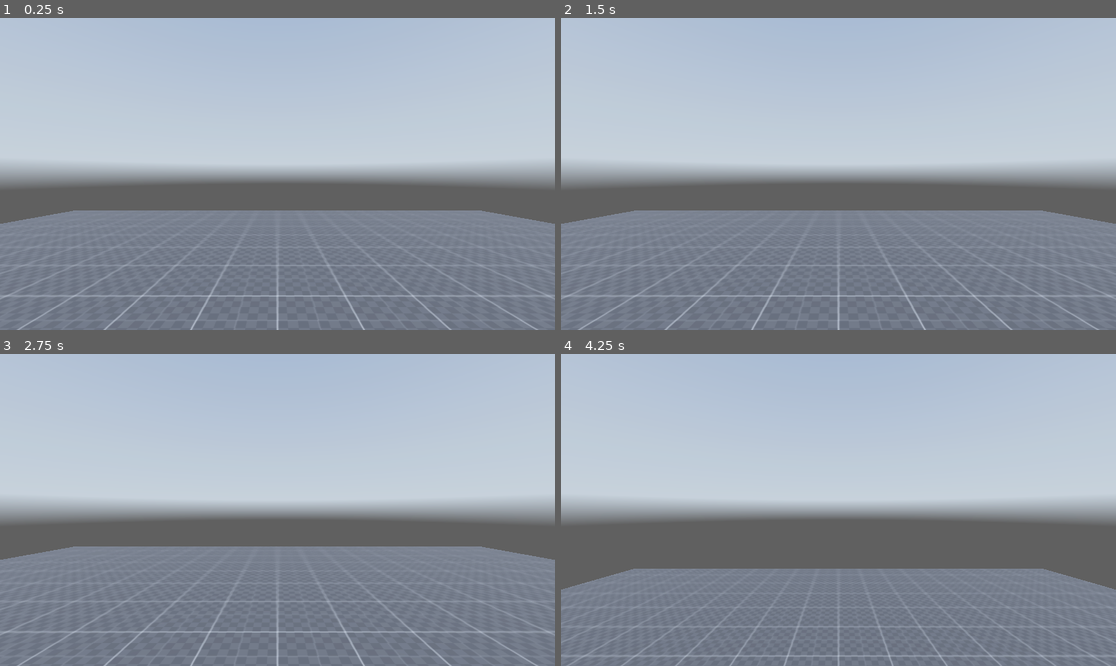
Above: before the commit, frames 1-4 (two rows, left to right).
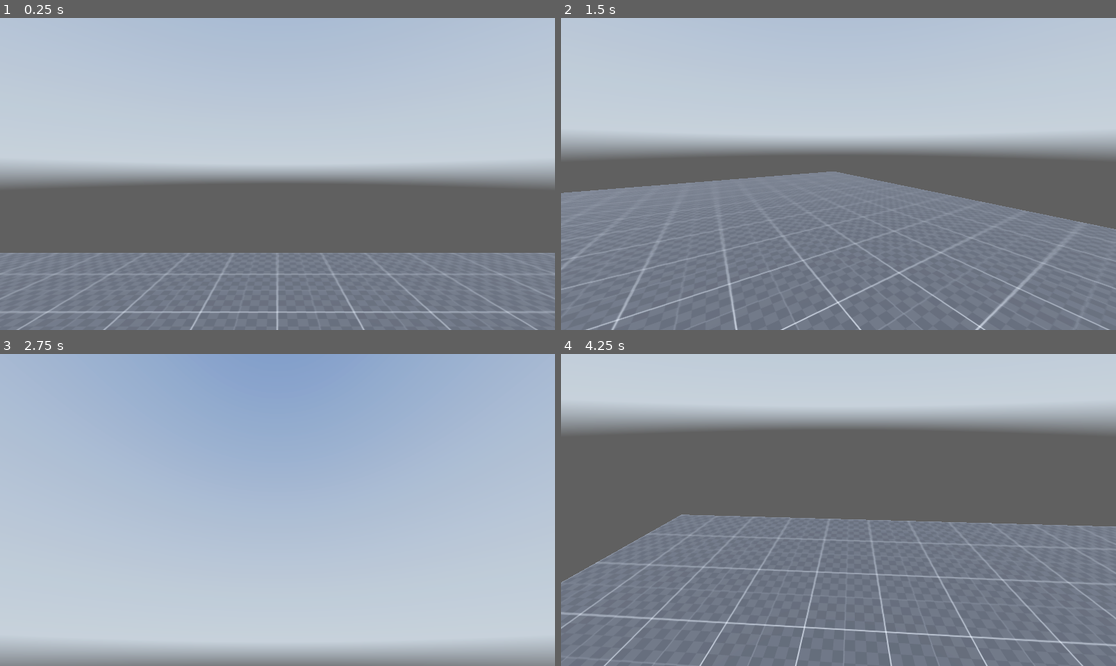
Above: after the commit, the same moments.

Repository: isaacyauk/godot_projects
Game: Godot game, scene res://scenes/main.tscn
Same seed, same stepped clock (60 frames per second), same inputs: the game is played once before the commit and once after it. A sky picture missing from this copy of the repository is replaced by a grey-blue gradient.
Inputs (mouse positions are in pixels of both pictures, inside the frame that each line leads up to):
- Up to frame 1 (0.25 s): no input
- Up to frame 2 (1.5 s): tap Enter (ui_accept) at 0.5, 0.77 s; move the mouse to (960, 158) at 0.52 s; hold D (right) 0.53-1.28 s; hold Ctrl (crouch) 0.53-1.28 s; tap Shift (sprint) at 0.8, 1.35 s; move the mouse to (727, 189) at 1.27 s; hold S (backward) from 1.28 s (still down)
- Up to frame 3 (2.75 s): tap Enter (ui_accept) at 1.52 s; tap Ctrl (crouch) at 1.55 s; move the mouse to (333, 441) at 2.02 s; release S (backward) at 2.03 s; hold D (right) from 2.03 s (still down); hold Ctrl (crouch) from 2.03 s (still down); tap Shift (sprint) at 2.3 s
- Up to frame 4 (4.25 s): tap Enter (ui_accept) at 2.75, 3.02, 3.77 s; move the mouse to (810, 572) at 2.77 s; release D (right) at 2.78 s; release Ctrl (crouch) at 2.78 s; hold W (forward) 2.78-3.53 s; tap Shift (sprint) at 2.85, 3.8 s; tap Ctrl (crouch) at 3.05 s; move the mouse to (1005, 556) at 3.52 s; hold A (left) from 3.53 s (still down); hold Ctrl (crouch) from 3.53 s (still down)

The runs differ from the first frame. In frame 1, 14% of the frame differs, in the area x 0-100%, y 61-100%; in frame 2, 23%; in frame 3, 75%, in the area x 0-100%, y 0-100%; in frame 4, 51%.

Commit message:
Adds player controller nodes and script

Diff:
--- a/Untitled_1st-Person-Shooter/scenes/main.tscn
+++ b/Untitled_1st-Person-Shooter/scenes/main.tscn
@@ -22,6 +22,9 @@
 
 [sub_resource type="CapsuleShape3D" id="CapsuleShape3D_smkxw"]
 
+[sub_resource type="CapsuleShape3D" id="CapsuleShape3D_nke1b"]
+height = 1.2
+
 [node name="world" type="Node3D"]
 
 [node name="stage" type="Node3D" parent="."]
@@ -30,6 +33,37 @@
 transform = Transform3D(1, 0, 0, 0, 1, 0, 0, 0, 1, 0, -0.5, 0)
 use_collision = true
 size = Vector3(20, 1, 20)
+material = SubResource("StandardMaterial3D_i0ugg")
+
+[node name="CSGBox3D2" type="CSGBox3D" parent="stage"]
+transform = Transform3D(1, 0, 0, 0, 1, 0, 0, 0, 1, 0.172435, 2.06559, 14.956)
+use_collision = true
+size = Vector3(20, 1, 20)
+material = SubResource("StandardMaterial3D_i0ugg")
+
+[node name="small_box" type="CSGBox3D" parent="stage"]
+transform = Transform3D(1, 0, 0, 0, 1, 0, 0, 0, 1, 0.172435, 2.06559, 4.46531)
+use_collision = true
+material = SubResource("StandardMaterial3D_i0ugg")
+
+[node name="small_box2" type="CSGBox3D" parent="stage"]
+transform = Transform3D(1, 0, 0, 0, 1, 0, 0, 0, 1, 0.172435, 1.54329, 3.4455)
+use_collision = true
+material = SubResource("StandardMaterial3D_i0ugg")
+
+[node name="small_box3" type="CSGBox3D" parent="stage"]
+transform = Transform3D(1, 0, 0, 0, 1, 0, 0, 0, 1, 0.172435, 1.0433, 2.43428)
+use_collision = true
+material = SubResource("StandardMaterial3D_i0ugg")
+
+[node name="small_box4" type="CSGBox3D" parent="stage"]
+transform = Transform3D(1, 0, 0, 0, 1, 0, 0, 0, 1, 0.172435, 0.541247, 1.47713)
+use_collision = true
+material = SubResource("StandardMaterial3D_i0ugg")
+
+[node name="small_box5" type="CSGBox3D" parent="stage"]
+transform = Transform3D(1, 0, 0, 0, 1, 0, 0, 0, 1, 1.11137, 0.0392694, 1.47713)
+use_collision = true
 material = SubResource("StandardMaterial3D_i0ugg")
 
 [node name="enviroment" type="Node3D" parent="."]
@@ -42,13 +76,22 @@
 shadow_enabled = true
 
 [node name="player" type="CharacterBody3D" parent="."]
+transform = Transform3D(1, 0, 0, 0, 1, 0, 0, 0, 1, 0, 0, -5.33505)
 script = ExtResource("3_30ed8")
 
-[node name="CollisionShape3D" type="CollisionShape3D" parent="player"]
+[node name="standing_collision_shape" type="CollisionShape3D" parent="player"]
 transform = Transform3D(1, 0, 0, 0, 1, 0, 0, 0, 1, 0, 1, 0)
 shape = SubResource("CapsuleShape3D_smkxw")
+disabled = true
+
+[node name="crouching_collision_shape" type="CollisionShape3D" parent="player"]
+transform = Transform3D(1, 0, 0, 0, 1, 0, 0, 0, 1, 0, 0.6095, 0)
+shape = SubResource("CapsuleShape3D_nke1b")
 
 [node name="head" type="Node3D" parent="player"]
-transform = Transform3D(1, 0, 0, 0, 1, 0, 0, 0, 1, 0, 1.8, 0)
+transform = Transform3D(1, 0, 0, 0, 1, 0, 0, 0, 1, 0.00227237, 1.8, -0.0150218)
 
 [node name="Camera3D" type="Camera3D" parent="player/head"]
+
+[node name="RayCast3D" type="RayCast3D" parent="player"]
+target_position = Vector3(0, 2, 0)
--- a/Untitled_1st-Person-Shooter/scripts/player.gd
+++ b/Untitled_1st-Person-Shooter/scripts/player.gd
@@ -1,14 +1,67 @@
 extends CharacterBody3D
 
+# --- Player Nodes ---
+@onready var head = $head
+@onready var standing_collision_shape = $standing_collision_shape
+@onready var crouching_collision_shape = $crouching_collision_shape
+@onready var ray_cast_3d = $RayCast3D
 
-const SPEED = 5.0
+# --- Speed Variables ---
+# const means that the thing in question will never change, and will not be variable.
+# @export adds the field into the godot inspector
+var CURRENT_SPEED = 5.0
+const WALKING_SPEED = 5.0
+const SPRINTING_SPEED = 8.0
+const CROUCH_SPEED = 3.0
+
+# --- Movement Variables ---
 const JUMP_VELOCITY = 4.5
+var LERP_SPEED = 10.0 # This will be used to gradually change the inputs and speed variables
+var CROUCH_DEPTH = -0.5 # this is how much the camera will lower by when "crouch" is pressed.
 
+# --- Input Variables ---
+var direction = Vector3.ZERO
+const MOUSE_SENSITIVITY = 0.25
 # Get the gravity from the project settings to be synced with RigidBody nodes.
 var gravity = ProjectSettings.get_setting("physics/3d/default_gravity")
 
+# ------- FUNCTIONS/MAIN -------
+# the ready function is run once, at the beginning of the game run
+func _ready():
+	Input.set_mouse_mode(Input.MOUSE_MODE_CAPTURED) # This locks the mouse into the play window
+
+# The _input function caputures EVERY input event!
+func _input(event):
+	# --- Mouse Look Logic ---
+	if event is InputEventMouseMotion:
+		rotate_y(deg_to_rad(-event.relative.x * MOUSE_SENSITIVITY))
+		head.rotate_x(deg_to_rad(-event.relative.y * MOUSE_SENSITIVITY))
+		head.rotation.x = clamp(head.rotation.x, deg_to_rad(-98), deg_to_rad(98)) # Lock the rotation of the player head so that you can't do some paranormal activity crap
 
 func _physics_process(delta):
+# ------- Handling Movements -------
+
+	# --- Crouching Logic ---
+	if Input.is_action_pressed("crouch"):
+		CURRENT_SPEED = CROUCH_SPEED
+		head.position.y = lerp(head.position.y, 1.8 + CROUCH_DEPTH, delta * LERP_SPEED)
+		standing_collision_shape.disabled = true
+		crouching_collision_shape.disabled = false # Enable/Disable collision shape according to current standing mode.
+
+	# --- Standing Logic ---
+	elif !ray_cast_3d.is_colliding():
+		standing_collision_shape.disabled = false
+		crouching_collision_shape.disabled = true
+		head.position.y = lerp(head.position.y, 1.8, delta * LERP_SPEED)
+
+		# --- Sprinting Logic ---
+		if Input.is_action_pressed("sprint"):
+			CURRENT_SPEED = SPRINTING_SPEED
+
+		else:
+			# --- Walking Logic ---
+			CURRENT_SPEED = WALKING_SPEED
+
 	# Add the gravity. This checks to see if the player is on the floor, if not, apply gravity.
 	if not is_on_floor():
 		velocity.y -= gravity * delta
@@ -19,13 +72,14 @@
 
 	# Get the input direction and handle the movement/deceleration.
 	# As good practice, you should replace UI actions with custom gameplay actions.
-	var input_dir = Input.get_vector("ui_left", "ui_right", "ui_up", "ui_down")
-	var direction = (transform.basis * Vector3(input_dir.x, 0, input_dir.y)).normalized()
+	var input_dir = Input.get_vector("left", "right", "forward", "backward")
+	direction = lerp(direction, (transform.basis * Vector3(input_dir.x, 0, input_dir.y)).normalized(), delta*LERP_SPEED)
+
 	if direction:
-		velocity.x = direction.x * SPEED
-		velocity.z = direction.z * SPEED
+		velocity.x = direction.x * CURRENT_SPEED
+		velocity.z = direction.z * CURRENT_SPEED
 	else:
-		velocity.x = move_toward(velocity.x, 0, SPEED)
-		velocity.z = move_toward(velocity.z, 0, SPEED)
+		velocity.x = move_toward(velocity.x, 0, CURRENT_SPEED)
+		velocity.z = move_toward(velocity.z, 0, CURRENT_SPEED)
 
 	move_and_slide()
Not shown: 1 places in Untitled_1st-Person-Shooter/scenes/main.tscn that only renumber resources
